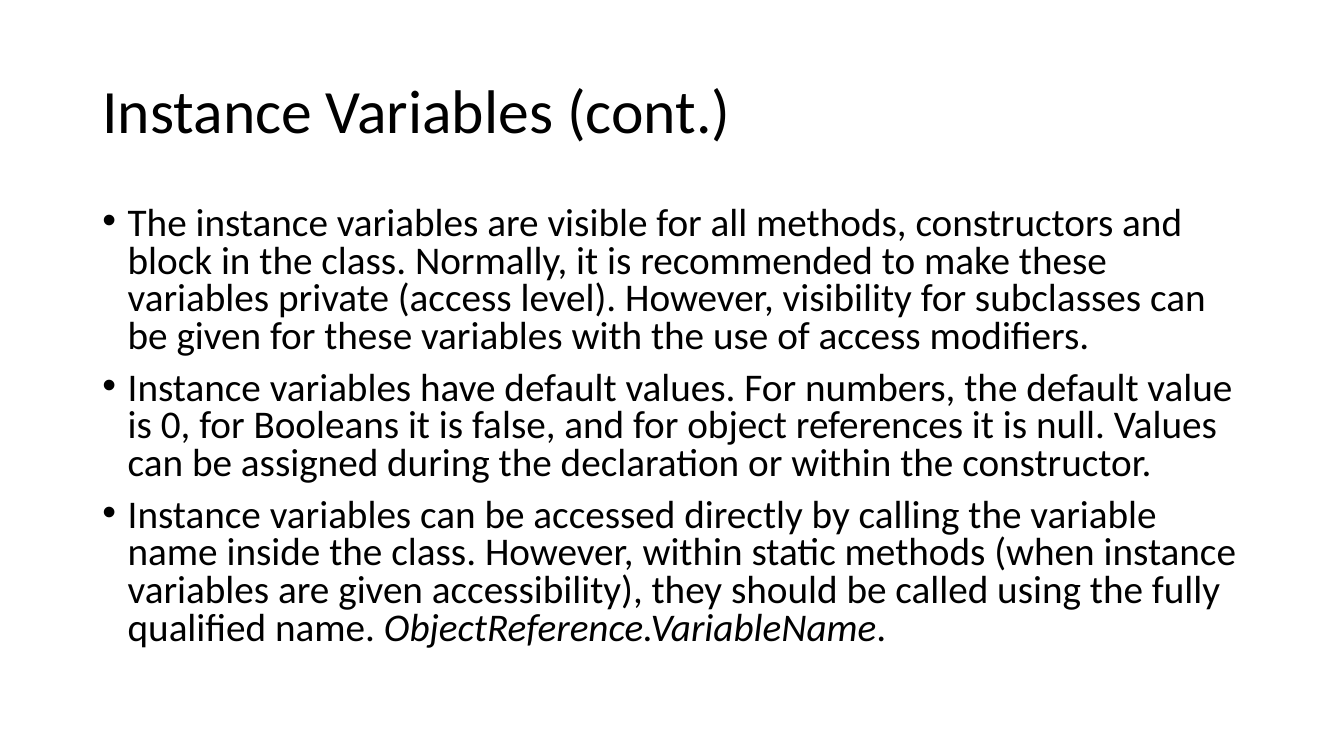
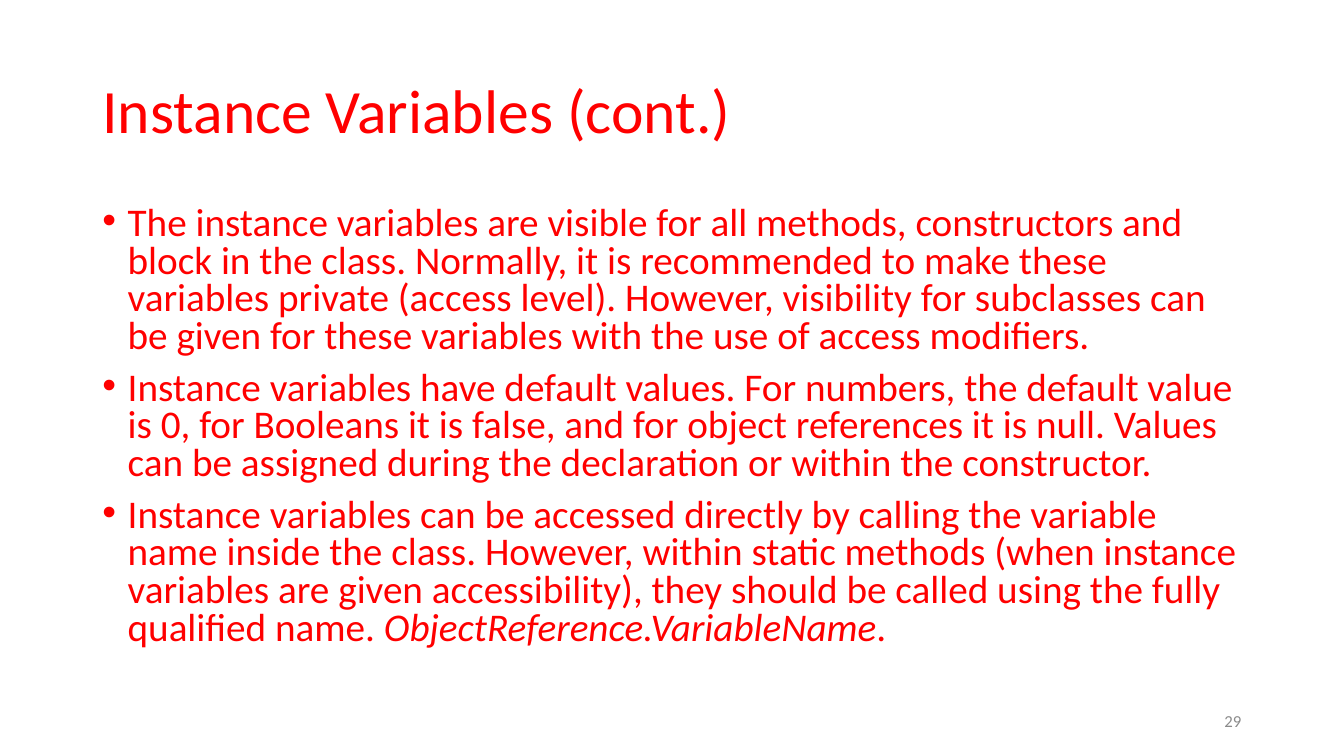
Before and after one commit to karzanosman/java, a slide deck: slide 29 of 01-Programming Fundamentals.pptx (slide 30 before the commit). Drawn at 1344x756 pixels with LibreOffice and Linux fonts; fonts in the diff are those of the drawing. Boxes give left, top, right and bottom in pixels: in the first picture for what was removed or moved away, otherwise in the second. Text is boxed around its words. In the diff, an @@ line names an element or a change of style, - is before the commit and + after.

```diff
--- a/01-Programming Fundamentals.pptx
+++ b/01-Programming Fundamentals.pptx
@@ title "Instance Variables (cont.)" at [102,88,730,142]: text colour #000000 to #FF0000 @@
@@ text "The instance variables are visible ..." at [128,208,1236,648]: text colour #000000 to #FF0000 @@
@@ page number added at [1224,716,1241,727], 12 pt, text #8C8C8C @@
+29
```
Also in this commit, not shown: 32 other slides changed, 1 slide removed, 2 other files.
